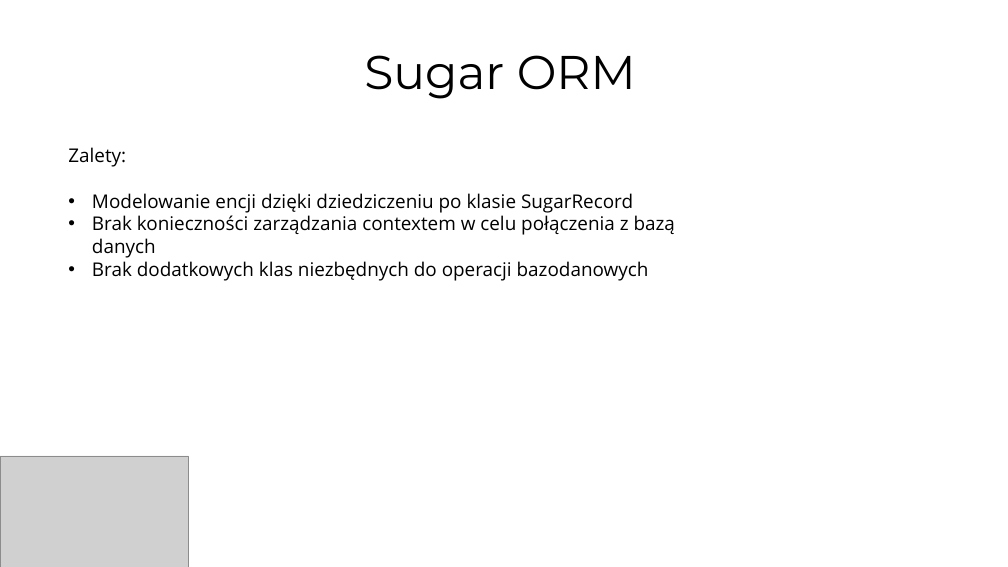
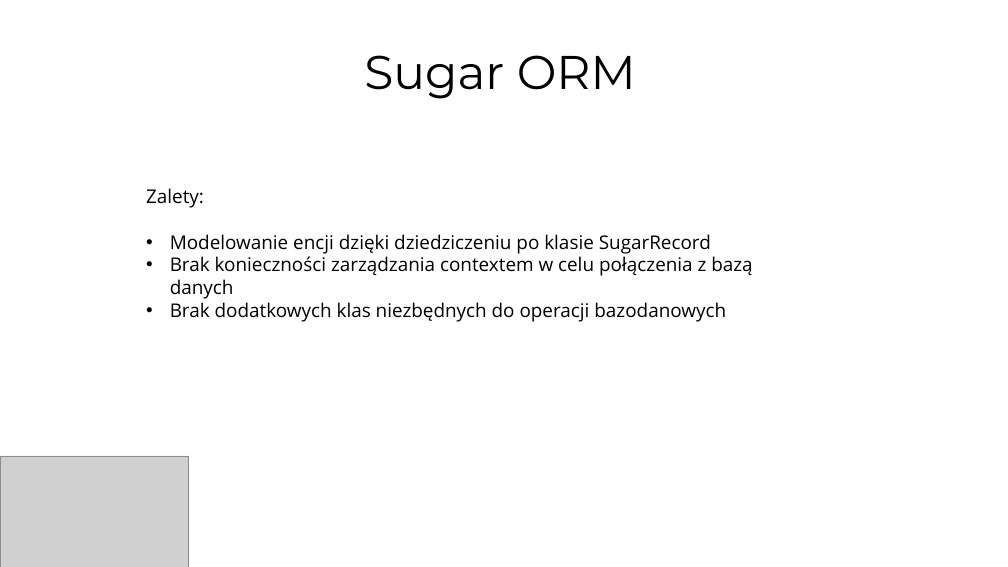
Before and after one commit to mkonicki/MeetUp, a slide deck: slide 11 of GREENDAO.pptx. Drawn at 1008x567 pixels with LibreOffice and Linux fonts; fonts in the diff are those of the drawing; grey boxes stand for pictures. Boxes give left, top, right and bottom in pixels: in the first picture for what was removed or moved away, otherwise in the second. Text is boxed around its words. In the diff, an @@ line names an element or a change of style, - is before the commit and + after.

```diff
--- a/GREENDAO.pptx
+++ b/GREENDAO.pptx
@@ text "Zalety:": place and size @@
-text "Zalety:" at bbox=[68, 147, 675, 281]
+text "Zalety:" at bbox=[146, 188, 752, 322]
```
Also in this commit, not shown: 5 other slides changed.
